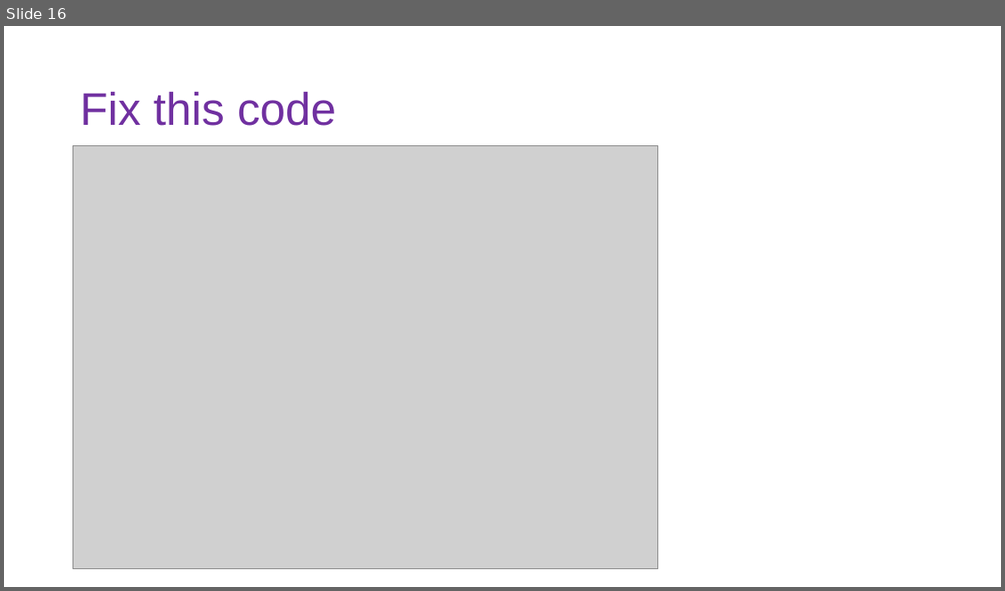
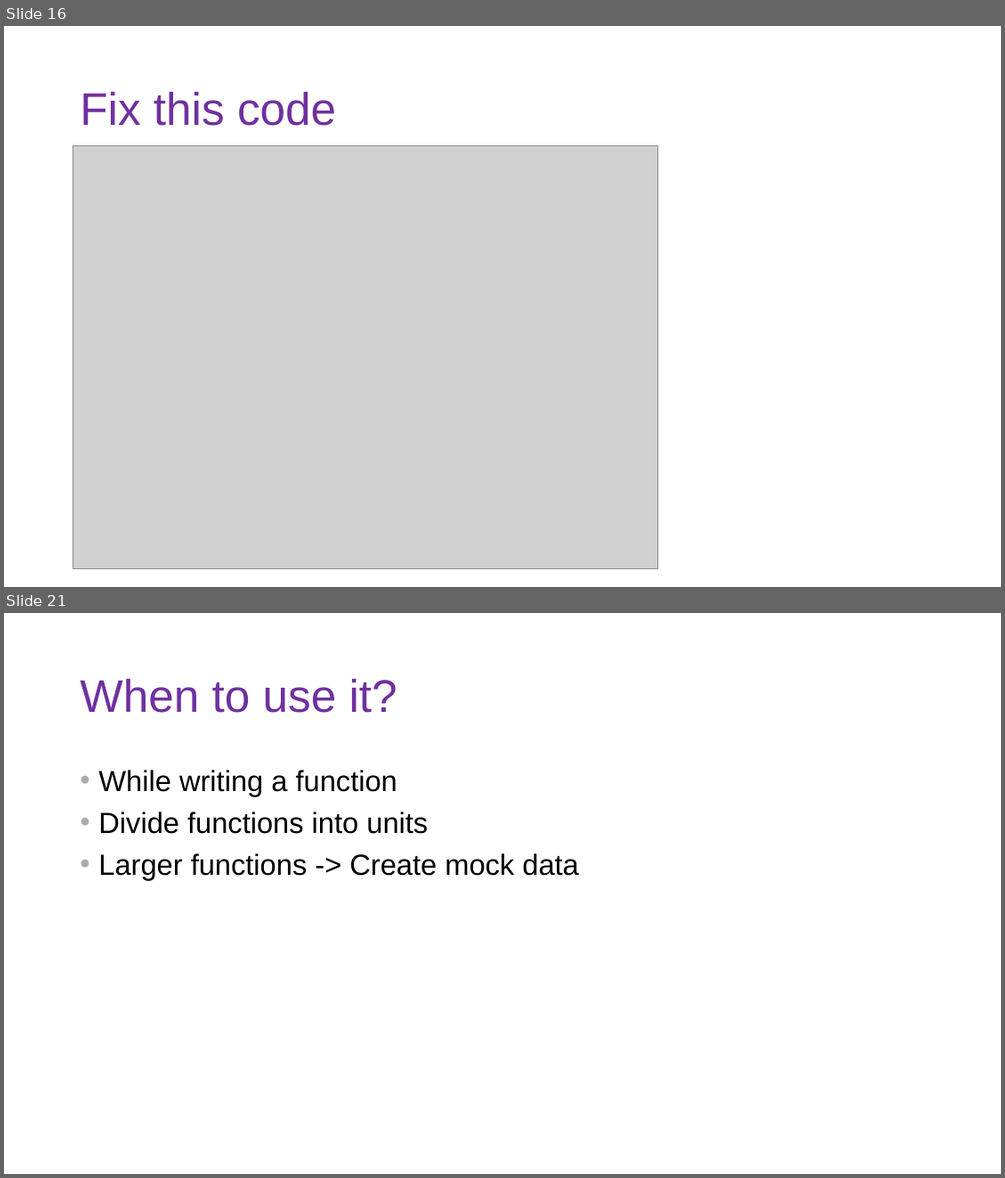
Before and after one commit to DoriMG/SN_python_course, a slide deck: lectures/3_coding_practices.pptx. Shown one above the other, each under a label of ours: slide 16 before the commit, slides 16 and 21 after it; the slides between them are not shown. The pictures are 1005x591 and 1005x1178 pixels, drawn with LibreOffice and Linux fonts; fonts in the diff are those of the drawing; grey boxes stand for pictures. Boxes give left, top, right and bottom in pixels: in the first picture for what was removed or moved away, otherwise in the second. Text is boxed around its words. In the diff, an @@ line names an element or a change of style, - is before the commit and + after.

```diff
--- a/lectures/3_coding_practices.pptx
+++ b/lectures/3_coding_practices.pptx
@@ slide 21 added at <box>4,613,1001,1174</box>, background #FFFFFF @@
@@ title added at <box>80,679,397,713</box>, 44 pt, text #7030A0 @@
+When to use it?
@@ text added at <box>98,770,579,879</box>, 28 pt, text #000000 @@
+• While writing a function
+• Divide functions into units
+• Larger functions -> Create mock data
```
Also in this commit, not shown: 11 other slides added, 40 other files.
